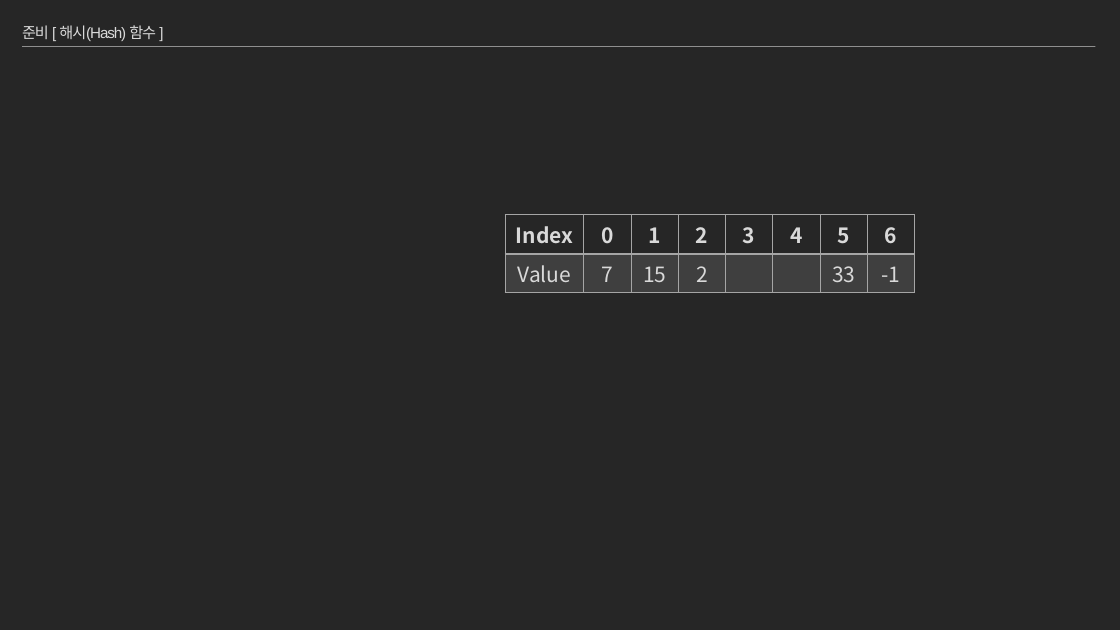
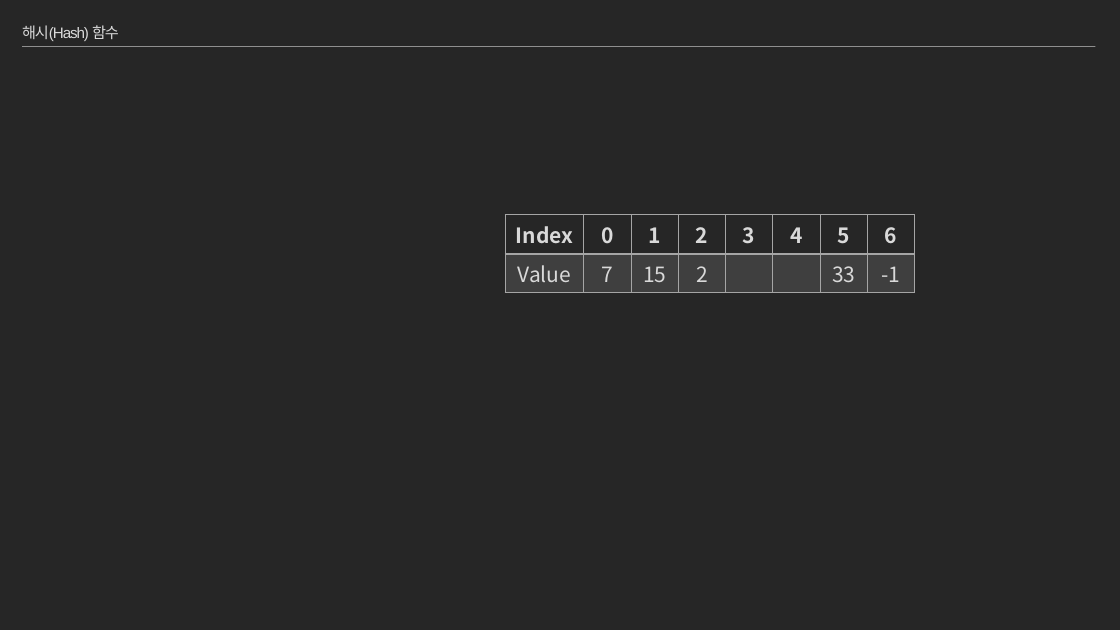
Before and after one commit to moss0801/blockchain-doc, a slide deck: slide 15 of General/Blockchain Part1.pptx (slide 13 before the commit). Drawn at 1120x630 pixels with LibreOffice and Linux fonts; fonts in the diff are those of the drawing; grey boxes stand for pictures. Boxes give left, top, right and bottom in pixels: in the first picture for what was removed or moved away, otherwise in the second. Text is boxed around its words. In the diff, an @@ line names an element or a change of style, - is before the commit and + after.

```diff
--- a/General/Blockchain Part1.pptx
+++ b/General/Blockchain Part1.pptx
@@ title at [22, 25, 119, 41]: text changed @@
-준비 [ 해시(Hash) 함수 ]
+해시(Hash) 함수
```
Also in this commit, not shown: 13 other slides changed, 59 slides added, 2 slides removed, 1 other file.
